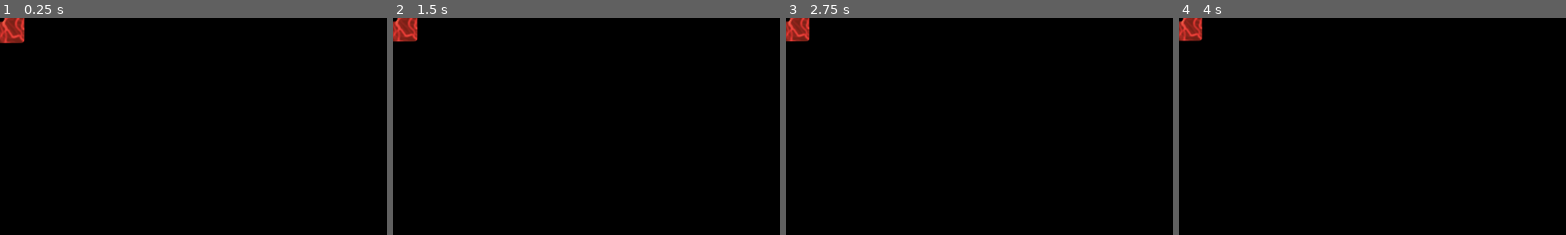
Above: before the commit, frames 1-4 (left to right).
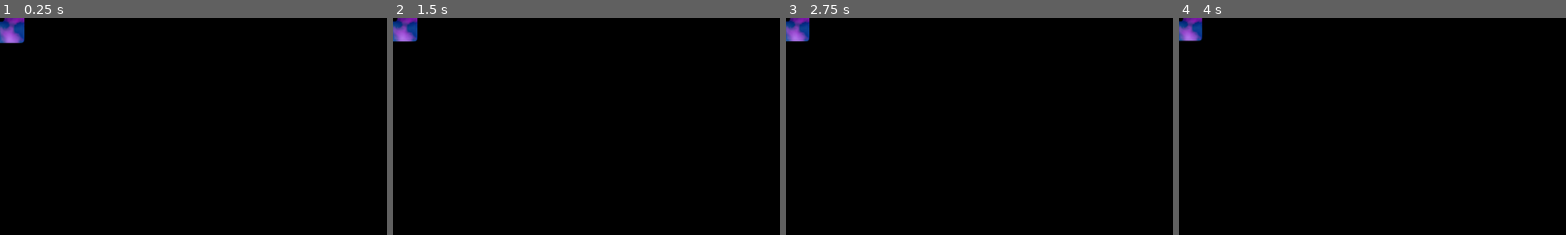
Above: after the commit, the same moments.

Repository: c64cosmin/GMTK2022
Game: Godot game, scene res://objects/die.tscn
Two runs of this game, one before a commit and one after it. Both use one fixed random seed, a clock stepped at 60 frames per second and the inputs below. This scene is started directly instead of the project's main scene.
Inputs (mouse positions are % of the whole screen's width and height, from its top left):
- Up to frame 1 (0.25 s): no input
- Up to frame 2 (1.5 s): move the mouse to (72, 45) at 0.52 s; press the mouse at (72, 45) at 0.53 s; release the mouse at (72, 45) at 1.25 s; tap Enter at 1.25 s; drag from (30, 55) to (45, 70) at 1.27 s
- Up to frame 3 (2.75 s): tap Space at 2 s; move the mouse to (60, 28) at 2.02 s; press the mouse at (60, 28) at 2.03 s
- Up to frame 4 (4 s): release the mouse at (60, 28) at 2.75 s; tap Enter at 2.75 s; drag from (45, 70) to (20, 35) at 2.77 s; tap Space at 3.5 s; move the mouse to (80, 65) at 3.52 s; press the mouse at (80, 65) at 3.53 s
The pictures show only the part of the screen within x 0-50%, y 0-50%; the shares and areas given below are measured in that part.

The runs differ from the first frame. In frame 1, 0.7% of the frame differs, in the area x 0-7%, y 0-12%; in frame 2, 0.7%; in frame 3, 0.6%; in frame 4, 0.6%.

Commit message:
Spawn proper stuff

Diff:
--- a/scripts/die.gd
+++ b/scripts/die.gd
@@ -10,8 +10,8 @@
 var moving_speed = 1200
 var textures = [
 	preload("res://textures/die_green.png"),
+	preload("res://textures/die_blue.png"),
 	preload("res://textures/die_red.png"),
-	preload("res://textures/die_blue.png"),
 	preload("res://textures/die_yellow.png")
 ]
 
@@ -22,7 +22,7 @@
 func _ready():
 	$Sprite.material = $Sprite.material.duplicate()
 	$Sprite.frame = randi()%6
-	set_type(randi()%4)
+	set_type(randi()%3)
 
 func _process(delta):
 	animate_shape(delta)
@@ -57,7 +57,8 @@
 				$Sprite.frame = randi()%12
 				show_new_face = 0.1
 		else:
-			get_node("/root/game/ingredient_bar").spawn_ingredient(global_transform.origin)
+			var bar = get_node("/root/game/ingredient_bar")
+			bar.spawn_ingredient(global_transform.origin, type)
 			spawner.die_was_rolled(self)
 			spawn_smoke()
 			queue_free()
--- a/scripts/gamestate.gd
+++ b/scripts/gamestate.gd
@@ -16,8 +16,8 @@
 
 const DieTypes = {
 	Vegetable = 0,
-	Meat = 1,
-	Fruit = 2,
+	Filled = 1,
+	Meat = 2,
 	Seasoning = 3
 }
 
--- a/scripts/ingredient_bar.gd
+++ b/scripts/ingredient_bar.gd
@@ -21,12 +21,12 @@
 		var offset = Vector2(i*150-floor(i/12)*150*12, -floor(i/12)*150)
 		ing.destination = global_transform.origin + offset
 
-func spawn_ingredient(position):
+func spawn_ingredient(position, dice_type):
 	if ingredients.size() < max_ingredients:
 		var new_ingredient = ingredient.instance()
 		get_parent().add_child(new_ingredient)
 		new_ingredient.transform.origin = position
-		new_ingredient.set_type(randi()%4)
+		new_ingredient.set_type(randi()%6 + dice_type*6)
 		new_ingredient.bar = self
 		ingredients.push_back(new_ingredient)
 
